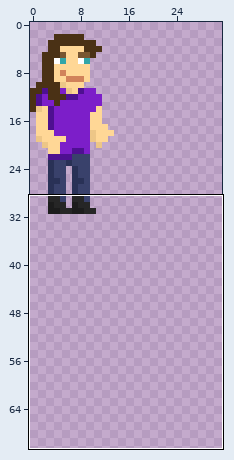
Sprite sheet: player_gal.png. The picture above shows the old version from afar; the outline marks the close-up.
Close-up. Earlier state:
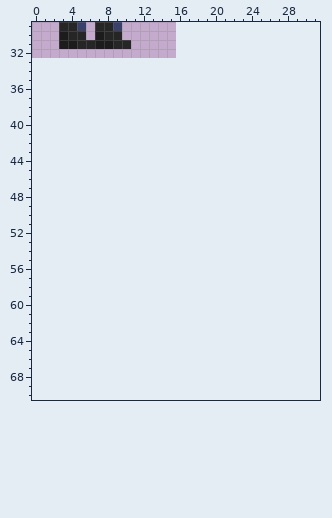
The file is 16x32 pixels. Shown: x 0..31, y 29..70. The old version is drawn lined up with the new one, on the new canvas. The wide view leaves out empty margins.
After:
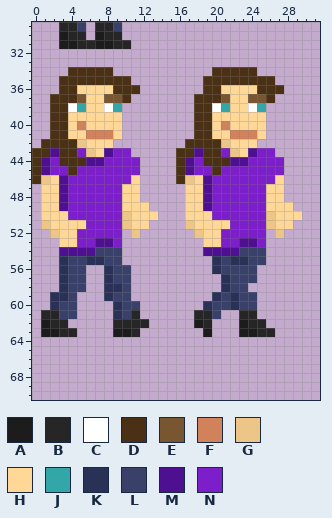
Palette (. is transparent): A #1c1c1c  B #262626  C #ffffff  D #4a3115  E #785631  F #d1825a  G #edc687  H #ffd796  J #32a6a8  K #293156  L #39416b  M #4e1091  N #7c1ec9
What changed:
{"change": "canvas 16x32 -> 32x128, the old top-left corner now at 0,1"}
{"y":34,"x":4,"old":".....","new":"DDDDD"}
{"y":34,"x":20,"old":".....","new":"DDDDD"}
{"y":35,"x":3,"old":"........","new":"DDDDDDDD"}
{"y":35,"x":19,"old":"........","new":"DDDDDDDD"}
{"y":36,"x":3,"old":".........","new":"DDHHHHDDD"}
{"y":36,"x":19,"old":".........","new":"DDHHHHDDD"}
{"y":37,"x":2,"old":".........","new":"DDDEHHEED"}
{"y":37,"x":18,"old":".........","new":"DDDEHHEED"}
{"y":38,"x":2,"old":"........","new":"DDCJHHCJ"}
{"y":38,"x":18,"old":"........","new":"DDCJHHCJ"}
{"y":39,"x":2,"old":"........","new":"DDHHHHHH"}
{"y":39,"x":18,"old":"........","new":"DDHHHHHH"}
{"y":40,"x":2,"old":"........","new":"DDHFHHHH"}
{"y":40,"x":18,"old":"........","new":"DDHFHHHH"}
{"y":41,"x":2,"old":"........","new":"DDHHFFFH"}
{"y":41,"x":18,"old":"........","new":"DDHHFFFH"}
{"y":42,"x":1,"old":"........","new":"DDDDGHHH"}
{"y":42,"x":17,"old":"........","new":"DDDDGHHH"}
{"y":43,"x":0,"old":"...........","new":"DDMDDNGHMNN"}
{"y":43,"x":16,"old":"...........","new":"DDMDDNGHMNN"}
{"y":44,"x":0,"old":"............","new":"DMNDDDMMNNNN"}
{"y":44,"x":16,"old":"............","new":"DMNDDDMMNNNN"}
{"y":45,"x":0,"old":"............","new":"DMNNDNNNNNNN"}
{"y":45,"x":16,"old":"............","new":"DMNNDNNNNNNN"}
{"y":46,"x":0,"old":"............","new":"DGHMNNNNNNNH"}
{"y":46,"x":16,"old":"............","new":"DGHMNNNNNNNH"}
{"y":47,"x":1,"old":"...........","new":"HHMNNNNNNHH"}
{"y":47,"x":17,"old":"...........","new":"HHMNNNNNNHH"}
{"y":48,"x":1,"old":"...........","new":"HHMNNNNNNHH"}
{"y":48,"x":17,"old":"...........","new":"HHMNNNNNNHH"}
{"y":49,"x":1,"old":"............","new":"HHMNNNNNNHHH"}
{"y":49,"x":17,"old":"............","new":"HHMNNNNNNHHH"}
{"y":50,"x":1,"old":".............","new":"HHHNNNNNNGHHH"}
{"y":50,"x":17,"old":".............","new":"HHHNNNNNNGHHH"}
{"y":51,"x":1,"old":"............","new":"GHHHHNNNNGHH"}
{"y":51,"x":17,"old":"............","new":"GHHHHNNNNGHH"}
{"y":52,"x":2,"old":"........","new":"GHHNNNNN"}
{"y":52,"x":11,"old":".","new":"G"}
{"y":52,"x":18,"old":"........","new":"GHHNNNNN"}
{"y":52,"x":27,"old":".","new":"G"}
{"y":53,"x":3,"old":".......","new":"HHNNMMN"}
{"y":53,"x":19,"old":".......","new":"HHNNMMN"}
{"y":54,"x":3,"old":".......","new":"MMMMLLL"}
{"y":54,"x":19,"old":".......","new":"MMMMLLL"}
{"y":55,"x":3,"old":".......","new":"KLLKKLL"}
{"y":55,"x":20,"old":"......","new":"KLKKLL"}
{"y":56,"x":3,"old":"...","new":"KLL"}
{"y":56,"x":8,"old":"...","new":"KLL"}
{"y":56,"x":20,"old":".....","new":"KLLLL"}
{"y":57,"x":3,"old":"...","new":"KLL"}
{"y":57,"x":8,"old":"...","new":"KLL"}
{"y":57,"x":21,"old":"....","new":"KLLL"}
{"y":58,"x":3,"old":"...","new":"KLL"}
{"y":58,"x":8,"old":"...","new":"KKL"}
{"y":58,"x":21,"old":"...","new":"KLL"}
{"y":59,"x":2,"old":"...","new":"KKL"}
{"y":59,"x":8,"old":"...","new":"KLL"}
{"y":59,"x":20,"old":".....","new":"KLKLL"}
{"y":60,"x":2,"old":"...","new":"KLL"}
{"y":60,"x":9,"old":"...","new":"KLL"}
{"y":60,"x":19,"old":"......","new":"KLLKLL"}
{"y":61,"x":1,"old":"....","new":"BBLL"}
{"y":61,"x":9,"old":"...","new":"KLB"}
{"y":61,"x":18,"old":"...","new":"BBL"}
{"y":61,"x":23,"old":"..","new":"BB"}
{"y":62,"x":1,"old":"...","new":"ABB"}
{"y":62,"x":9,"old":"....","new":"BBBB"}
{"y":62,"x":18,"old":"..","new":"AB"}
{"y":62,"x":23,"old":"...","new":"ABB"}
{"y":63,"x":1,"old":"....","new":"AABB"}
{"y":63,"x":9,"old":"...","new":"AAB"}
{"y":63,"x":19,"old":".","new":"A"}
{"y":63,"x":23,"old":"....","new":"AABB"}
{"label":"added","picture_box":[32,67,302,337]}
